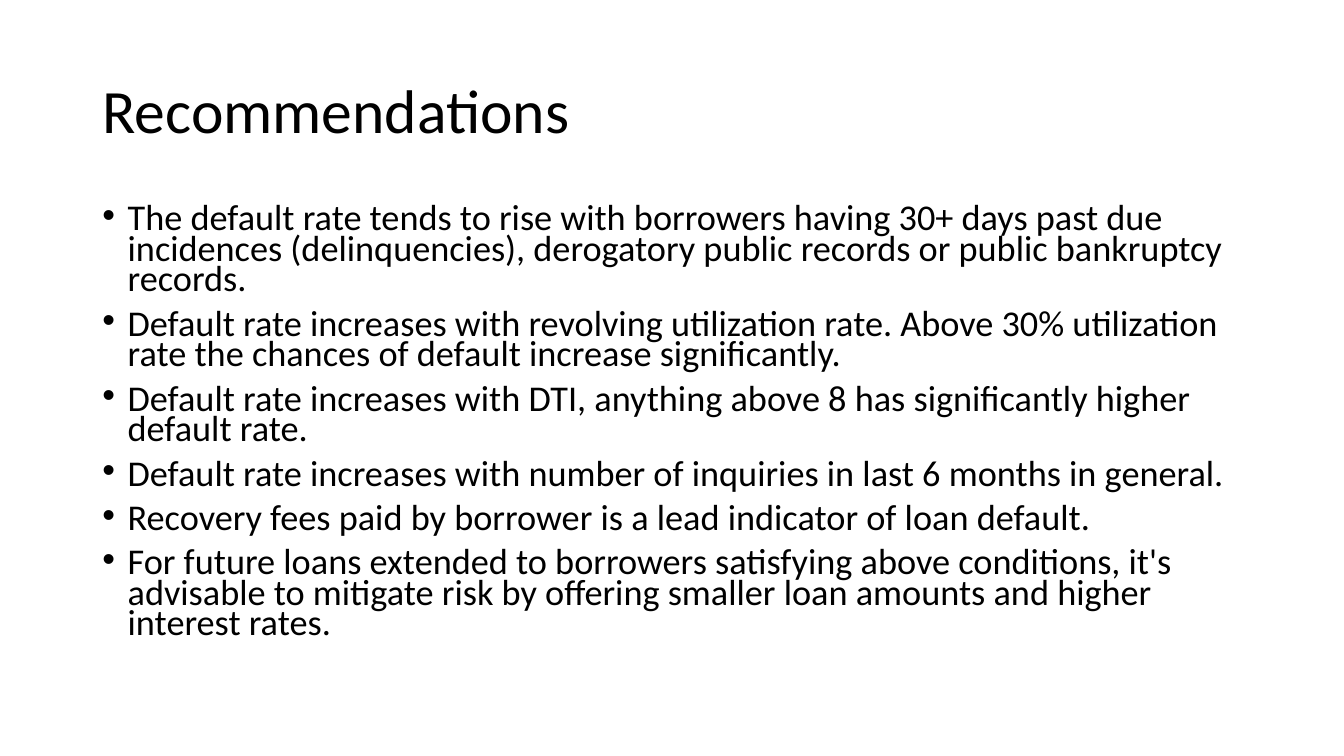
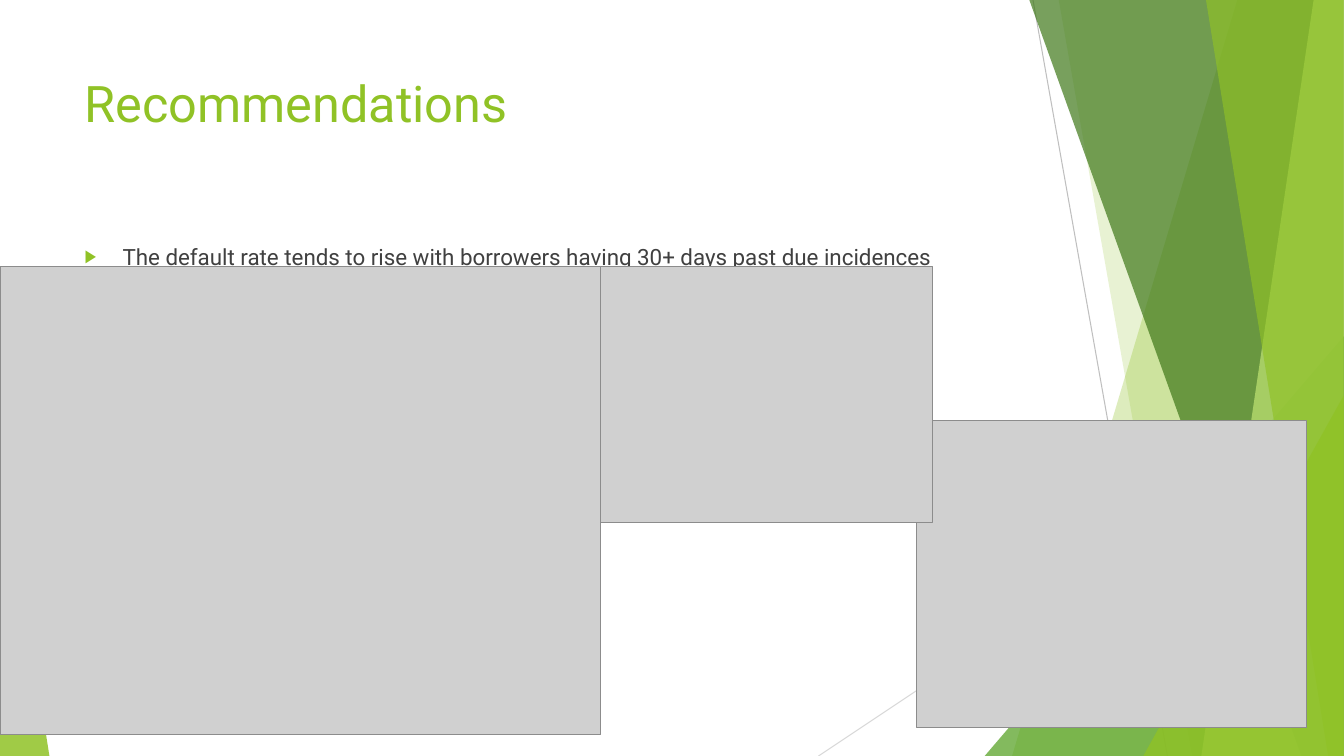
Before and after one commit to sivavaddadi/LendingClubCaseStudy, a slide deck: slide 12 of Lending_Club_Case_Study.pptx (slide 8 before the commit). Drawn at 1344x756 pixels with LibreOffice and Linux fonts; fonts in the diff are those of the drawing; grey boxes stand for pictures. Boxes give left, top, right and bottom in pixels: in the first picture for what was removed or moved away, otherwise in the second. Text is boxed around its words. In the diff, an @@ line names an element or a change of style, - is before the commit and + after.

Commit message:
added charts to the analysis report and added a theme

```diff
--- a/Lending_Club_Case_Study.pptx
+++ b/Lending_Club_Case_Study.pptx
@@ title "Recommendations": place and size @@
-title "Recommendations" at <box>102,90,569,134</box>
+title "Recommendations" at <box>85,84,508,123</box>
@@ title "Recommendations" at <box>85,84,508,123</box>: size 44 to 36 pt, font Calibri to Roboto, text colour #000000 to #90C226; line spacing 0.9 to 1; vertical alignment middle to top @@
@@ text "The default rate tends to ...": place and size @@
-text "The default rate tends to ..." at <box>128,204,1224,636</box>
+text "The default rate tends to ..." at <box>123,248,931,298</box>
@@ text "The default rate tends to ..." at <box>123,248,931,298</box>: size 25.9 to 16 pt, font Calibri to Roboto, text colour #000000 to #404040; bullet • to ▶; line spacing 0.7 to 1 @@
@@ picture added at <box>0,266,601,735</box> @@
@@ picture added at <box>601,266,934,522</box> @@
@@ text at <box>128,310,1224,636</box>: paragraphs removed @@
-• Default rate increases with revolving utilization rate. Above 30% utilization rate the chances of default increase significantly.
-• Default rate increases with DTI, anything above 8 has significantly higher default rate.
-• Default rate increases with number of inquiries in last 6 months in general.
-• Recovery fees paid by borrower is a lead indicator of loan default.
-• For future loans extended to borrowers satisfying above conditions, it's advisable to mitigate risk by offering smaller loan amounts and higher interest rates.
@@ group added at <box>0,0,1344,756</box>: 5 freeform shapes, 3 triangles, 2 lines @@
@@ picture added at <box>917,420,1307,727</box> @@
```
Also in this commit, not shown: 8 other slides changed, 6 slides added.
